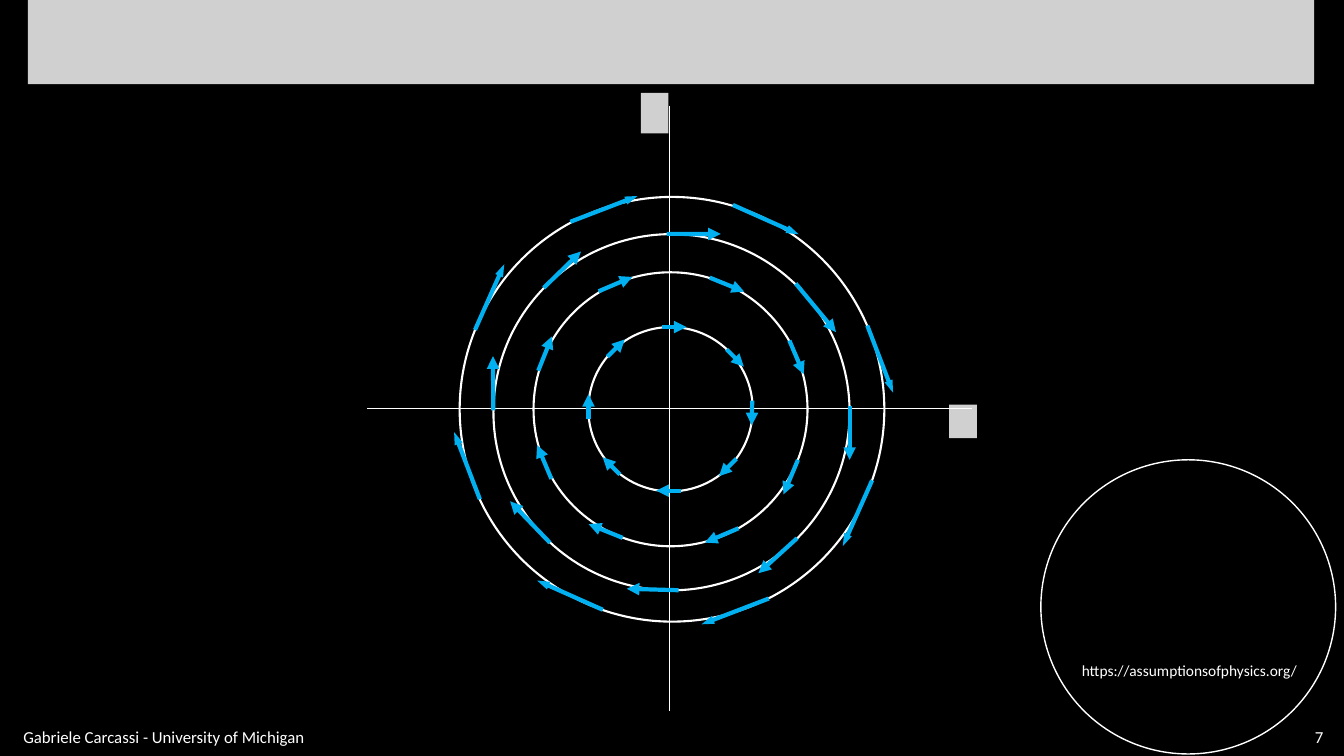
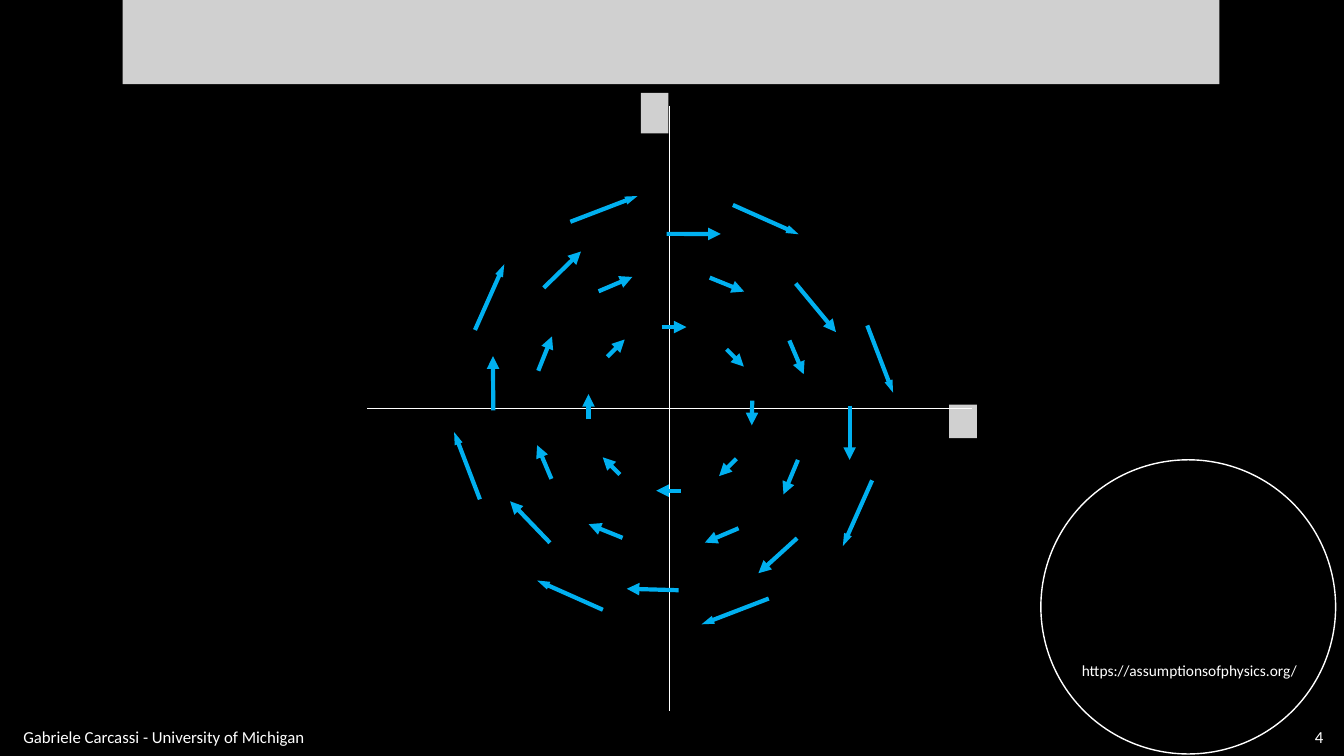
Before and after one commit to assumptionsofphysics/slides, a slide deck: slide 4 of BookCompanions-v2/RP-Class-3.pptx (slide 7 before the commit). Drawn at 1344x756 pixels with LibreOffice and Linux fonts; fonts in the diff are those of the drawing; grey boxes stand for pictures; background and template pictures are left out. Boxes give left, top, right and bottom in pixels: in the first picture for what was removed or moved away, otherwise in the second. Text is boxed around its words. In the diff, an @@ line names an element or a change of style, - is before the commit and + after.

```diff
--- a/BookCompanions-v2/RP-Class-3.pptx
+++ b/BookCompanions-v2/RP-Class-3.pptx
@@ picture: place and size @@
-picture at [28,0,1315,85]
+picture at [123,0,1220,85]
@@ ellipse removed at [460,197,884,621] @@
@@ ellipse removed at [494,234,850,590] @@
@@ ellipse removed at [533,272,808,546] @@
@@ ellipse removed at [589,328,753,492] @@
@@ page number at [1315,732,1323,743]: text changed @@
-7
+4
```
Also in this commit, not shown: 9 other slides changed, 1 slide added, 1 slide removed.
